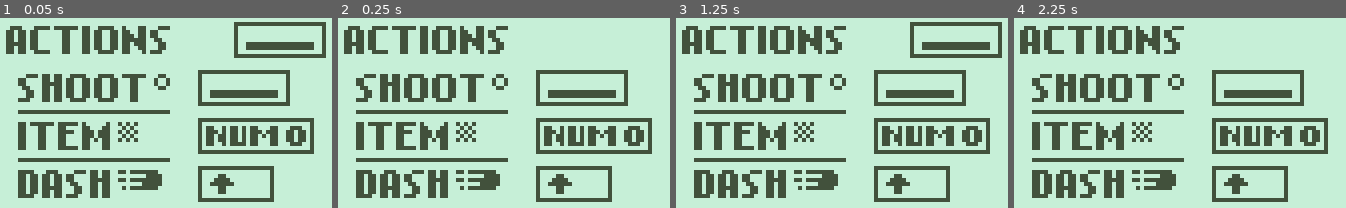
Above: before the commit, frames 1-4 (left to right).
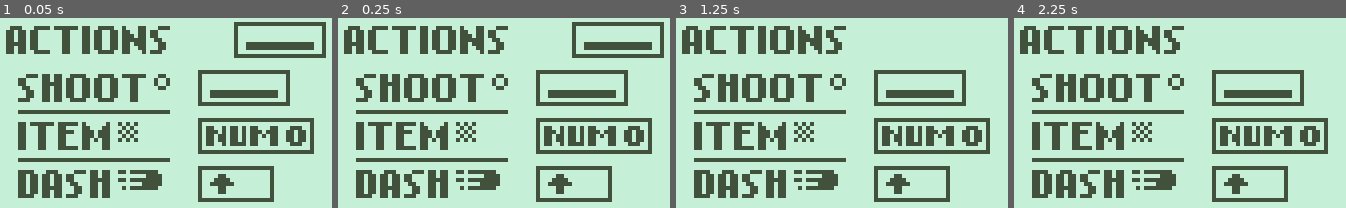
Above: after the commit, the same moments.

Repository: Streamfire/Nokia3310-DeathIsGood
Game: Godot game, scene res://internal/Scenes/Startup.tscn
The game is run twice, just before and just after one commit, with the same random seed, the same clock (stepped at 60 frames per second) and the same inputs.
Inputs:
- Up to frame 1 (0.05 s): no input
- Up to frame 2 (0.25 s): no input
- Up to frame 3 (1.25 s): hold Right (move_right) from 0.53 s (still down); hold S (aim_down) from 0.53 s (still down)
- Up to frame 4 (2.25 s): release Right (move_right) at 1.28 s; release S (aim_down) at 1.28 s; hold Down (move_down) 1.28-2.03 s; tap A (aim_left) at 1.35 s; tap Enter at 2 s; hold Right (move_right) from 2.03 s (still down); hold D (aim_right) from 2.03 s (still down)

Frame 1 is identical in both runs. In frame 2, 2.4% of the frame differs, in the area x 70-99%, y 2-22%; in frame 3, 2.4%; in frame 4, nothing differs.

Commit message:
Balacing

Diff:
--- a/internal/Scenes/Main.tscn
+++ b/internal/Scenes/Main.tscn
@@ -64,7 +64,7 @@
 		dash=true
 		dashCD=dash_cooldown
 
-	if Input.is_action_just_pressed(\"shoot\") and shotCD <= 0.0:
+	if Input.is_action_pressed(\"shoot\") and shotCD <= 0.0:
 		var shot = shot_scene.instance()
 		shot.position=self.position
 		shot.direction= lastAimed
@@ -1034,7 +1034,10 @@
 [node name="Player" type="KinematicBody2D" parent="."]
 collision_layer = 2
 script = SubResource( 1 )
-speed = 0.5
+speed = 0.33
+dash_speed = 16.0
+shot_cooldown = 0.16
+dash_cooldown = 0.8
 shot_scene = ExtResource( 7 )
 
 [node name="WalkBox" type="CollisionShape2D" parent="Player"]
@@ -1052,19 +1055,23 @@
 anims/Walk_UpRight = SubResource( 10 )
 
 [node name="Sprite_Up" type="Sprite" parent="Player"]
+visible = false
 texture = ExtResource( 4 )
 hframes = 4
 
 [node name="Sprite_UpRight" type="Sprite" parent="Player"]
+visible = false
 texture = ExtResource( 5 )
 hframes = 4
 frame = 2
 
 [node name="Sprite_Right" type="Sprite" parent="Player"]
+visible = false
 texture = ExtResource( 3 )
 hframes = 4
 
 [node name="Sprite_DownRight" type="Sprite" parent="Player"]
+visible = false
 texture = ExtResource( 6 )
 hframes = 4
 frame = 1
@@ -1072,20 +1079,22 @@
 [node name="Sprite_Down" type="Sprite" parent="Player"]
 texture = ExtResource( 2 )
 hframes = 4
-frame = 3
 
 [node name="Sprite_DownLeft" type="Sprite" parent="Player"]
+visible = false
 texture = ExtResource( 6 )
 flip_h = true
 hframes = 4
 frame = 2
 
 [node name="Sprite_Left" type="Sprite" parent="Player"]
+visible = false
 texture = ExtResource( 3 )
 flip_h = true
 hframes = 4
 
 [node name="Sprite_UpLeft" type="Sprite" parent="Player"]
+visible = false
 texture = ExtResource( 5 )
 flip_h = true
 hframes = 4
--- a/internal/Scenes/Shot.tscn
+++ b/internal/Scenes/Shot.tscn
@@ -47,7 +47,7 @@
 [node name="Shot" type="KinematicBody2D"]
 collision_layer = 0
 script = SubResource( 1 )
-speed = 1.25
+speed = 2.5
 
 [node name="Shot" type="Sprite" parent="."]
 position = Vector2( 14, 0 )
--- a/internal/Scenes/Startup.tscn
+++ b/internal/Scenes/Startup.tscn
@@ -74,15 +74,13 @@
 texture = ExtResource( 3 )
 centered = false
 hframes = 2
-frame = 1
 
 [node name="Controls2" type="Sprite" parent="."]
 visible = false
 texture = ExtResource( 1 )
 centered = false
 hframes = 2
-frame = 1
 
 [node name="AnimationPlayer" type="AnimationPlayer" parent="."]
-playback_speed = 5.0
+playback_speed = 1.5
 anims/idle = SubResource( 2 )
